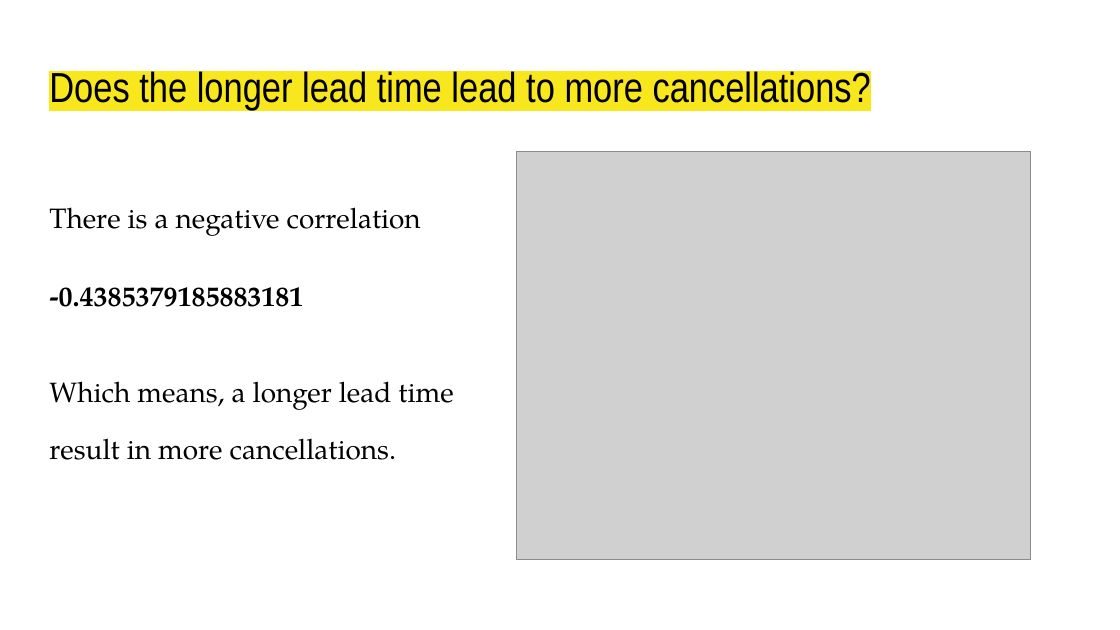
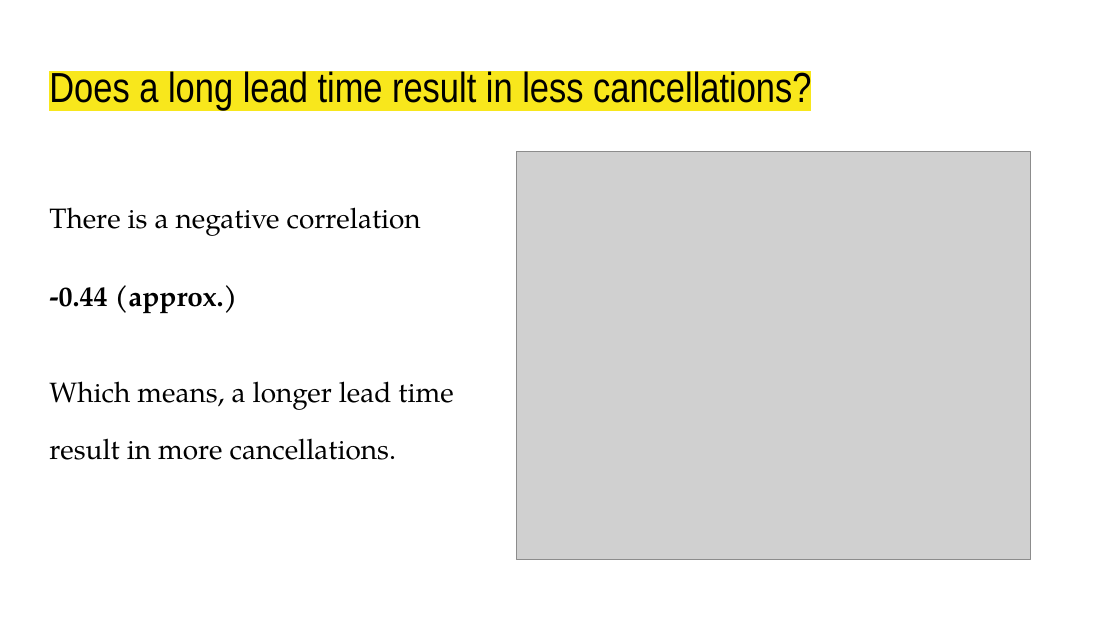
Before and after one commit to domivillacis/Hotel_reservations_analysis, a slide deck: slide 17 of Hotel_Reservations.pptx (slide 15 before the commit). Drawn at 1120x630 pixels with LibreOffice and Linux fonts; fonts in the diff are those of the drawing; grey boxes stand for pictures. Boxes give left, top, right and bottom in pixels: in the first picture for what was removed or moved away, otherwise in the second. Text is boxed around its words. In the diff, an @@ line names an element or a change of style, - is before the commit and + after.

```diff
--- a/Hotel_Reservations.pptx
+++ b/Hotel_Reservations.pptx
@@ title at (49,67,811,110): text changed @@
-Does the longer lead time lead to more cancellations?
+Does a long lead time result in less cancellations?
@@ text at (49,285,238,314): text changed @@
--0.4385379185883181
+-0.44 (approx.)
```
Also in this commit, not shown: 26 other slides changed, 8 slides added, 2 slides removed.
